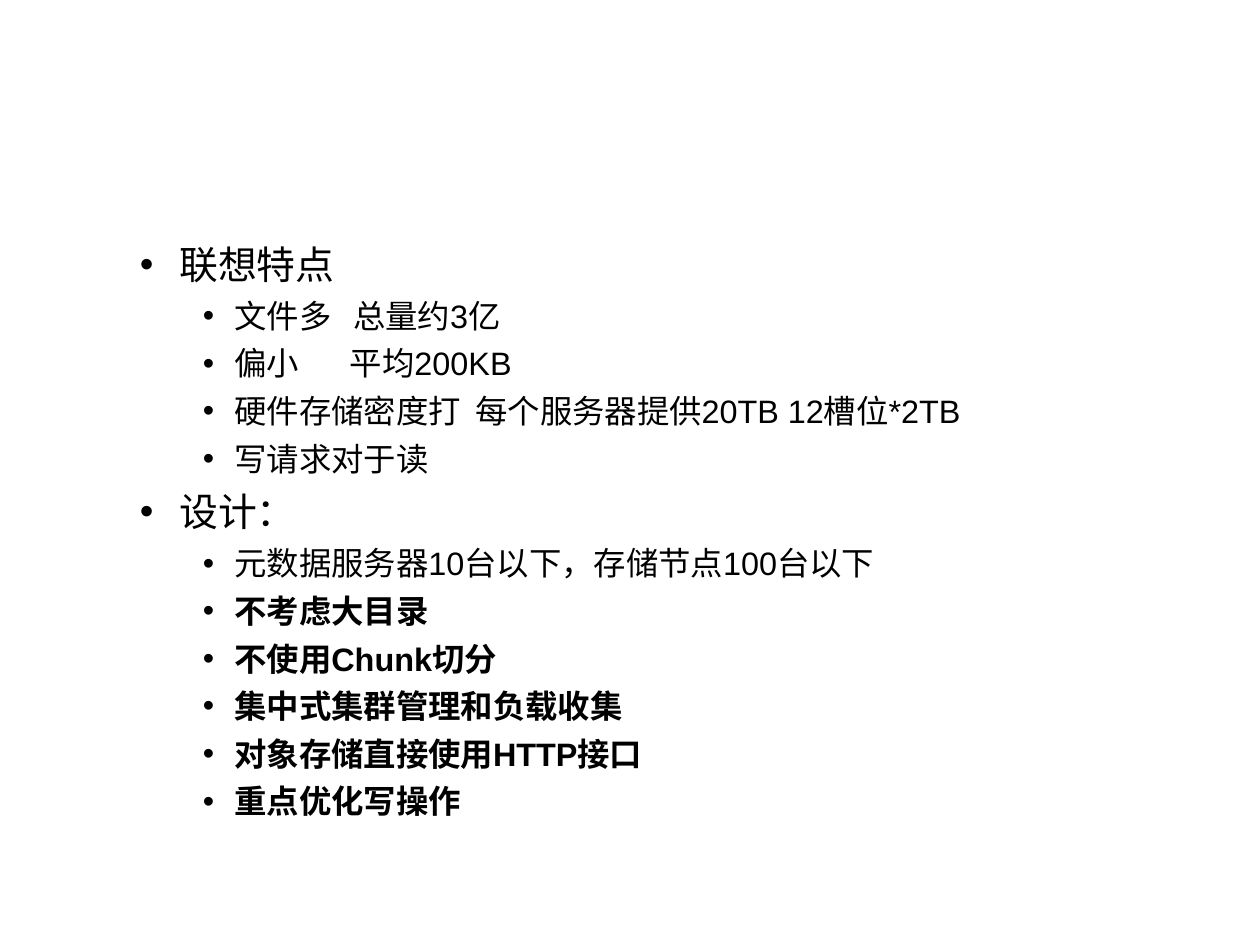
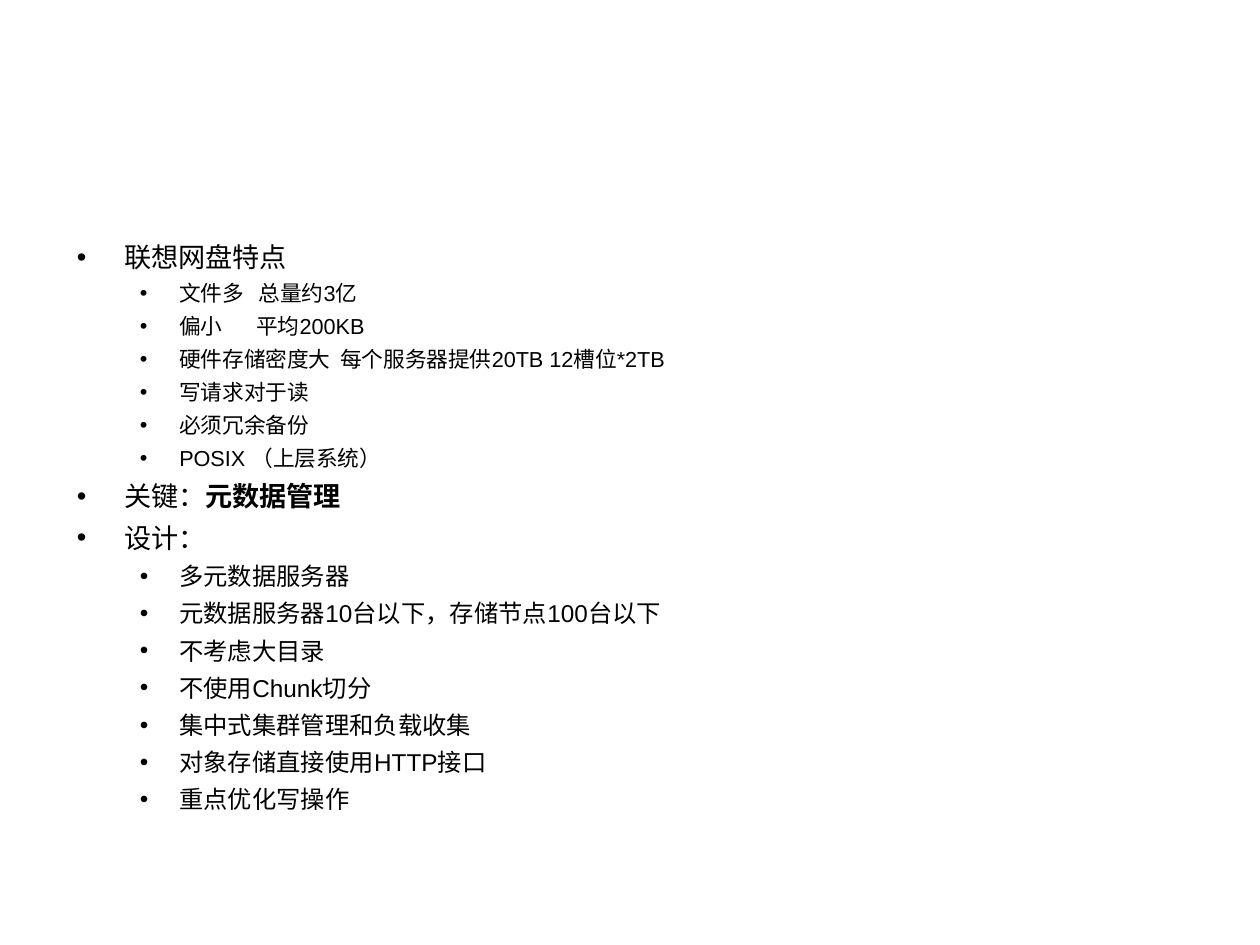
Before and after one commit to cheliequan/idning-paper, a slide deck: slide 5 of draft/答辩.ppt (slide 4 before the commit). Drawn at 1260x945 pixels with LibreOffice and Linux fonts; fonts in the diff are those of the drawing; background and template pictures are left out. Boxes give left, top, right and bottom in pixels: in the first picture for what was removed or moved away, otherwise in the second. Text is boxed around its words. In the diff, an @@ line names an element or a change of style, - is before the commit and + after.

```diff
--- a/draft/答辩.ppt
+++ b/draft/答辩.ppt
@@ text at bbox=[124, 244, 287, 270]: text changed; size 22.2 to 15.5 pt @@
-  • 联想特点
+• 联想网盘特点
@@ text at bbox=[124, 282, 661, 810]: size 18.5 to 12.4 pt in "文件多 总量约3亿", "偏小 平均200KB", "写请求对于读"; size 22.2 to 15.5 pt in "设计："; size 18.5 to 13.9 pt in "元数据服务器10台以下，存储节点100台以下", "不考虑大目录", "不使用Chunk切分", "集中式集群管理和负载收集" and 2 more places; bold off in "不考虑大目录", "不使用Chunk切分", "集中式集群管理和负载收集", "对象存储直接使用HTTP接口" and 1 more places; list level 3 to 2 in "文件多 总量约3亿"; list level 3 to 2 in "偏小 平均200KB"; list level 3 to 2 in "写请求对于读"; list level 2 to 1 in "设计："; list level 3 to 2 in "元数据服务器10台以下，存储节点100台以下"; list level 3 to 2 in "不考虑大目录"; list level 3 to 2 in "不使用Chunk切分"; list level 3 to 2 in "集中式集群管理和负载收集"; list level 3 to 2 in "对象存储直接使用HTTP接口"; list level 3 to 2 in "重点优化写操作" @@
@@ text at bbox=[179, 348, 664, 369]: text changed; size 18.5 to 12.4 pt @@
-    • 硬件存储密度打 每个服务器提供20TB 12槽位*2TB
+  • 硬件存储密度大 每个服务器提供20TB 12槽位*2TB
@@ text at bbox=[124, 414, 381, 509]: paragraphs added @@
+  • 必须冗余备份
+  • POSIX （上层系统）
+• 关键：元数据管理
@@ text at bbox=[179, 564, 349, 587]: paragraph added @@
+  • 多元数据服务器
```
Also in this commit, not shown: 2 other slides changed, 4 slides added, 1 slide removed, 1 other file.
